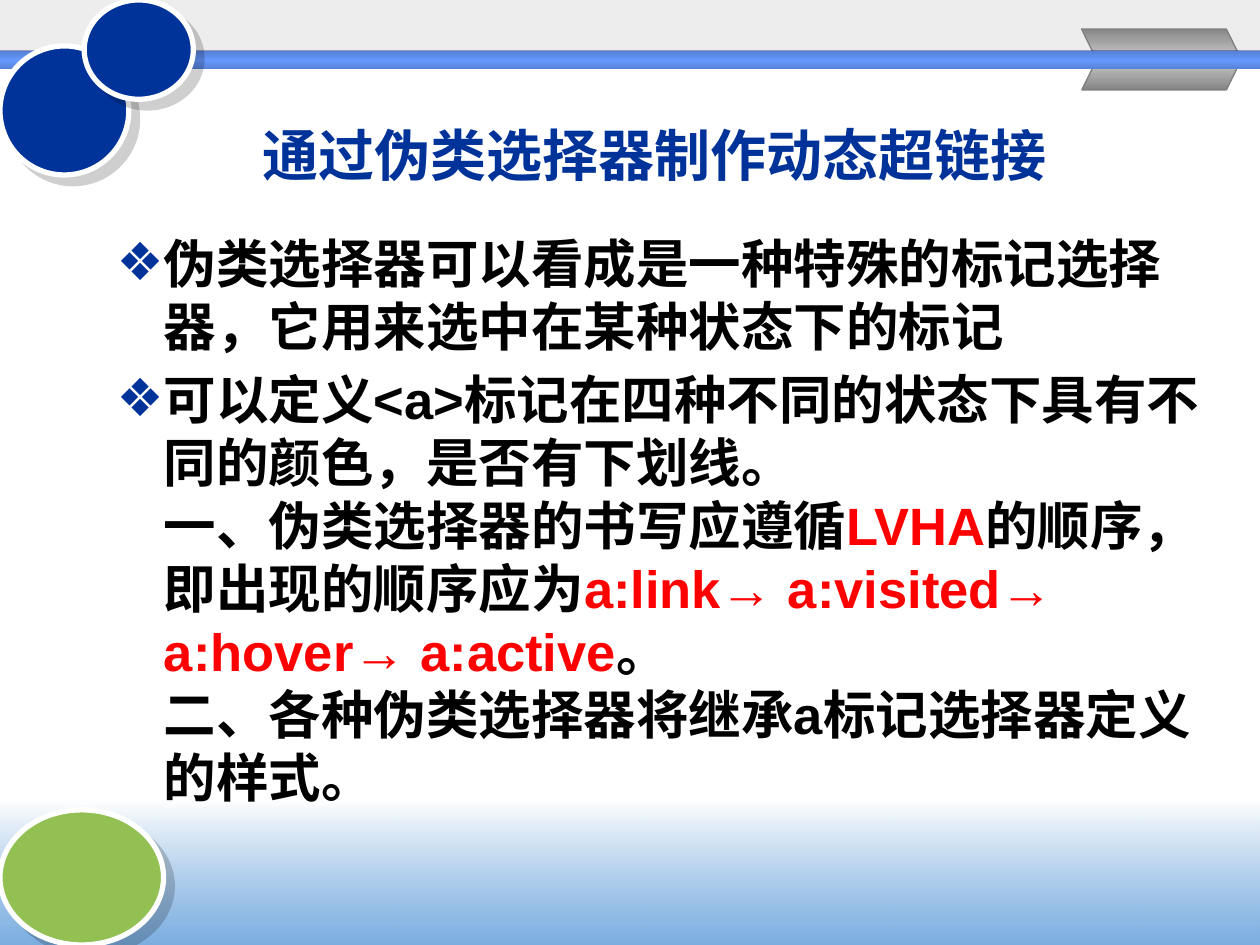
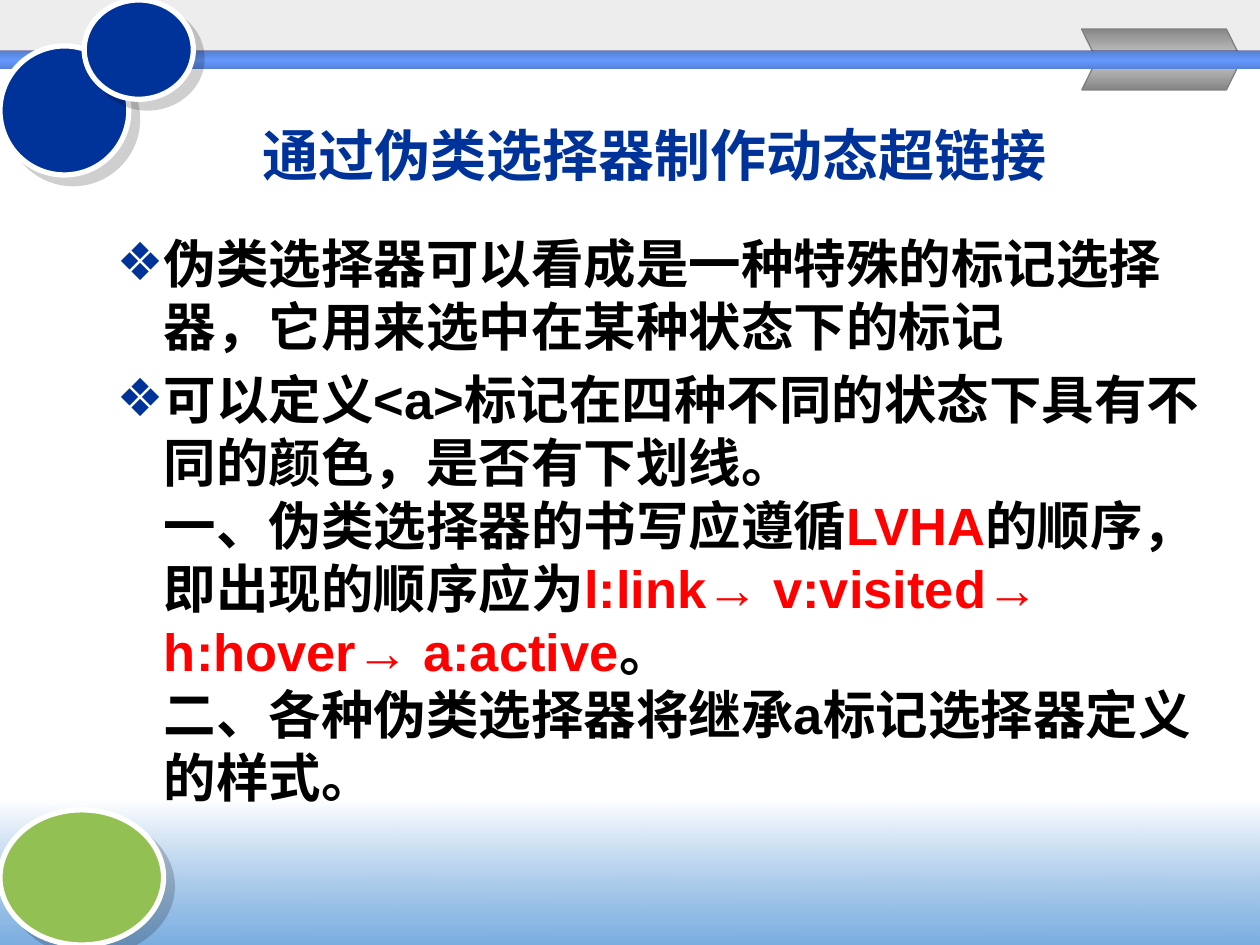
Before and after one commit to Chencao0928/Web-, a slide deck: slide 69 of chapter2/2HTML与CSS.pptx (slide 75 before the commit). Drawn at 1260x945 pixels with LibreOffice and Linux fonts; fonts in the diff are those of the drawing; background and template pictures are left out. Boxes give left, top, right and bottom in pixels: in the first picture for what was removed or moved away, otherwise in the second. Text is boxed around its words. In the diff, an @@ line names an element or a change of style, - is before the commit and + after.

```diff
--- a/chapter2/2HTML与CSS.pptx
+++ b/chapter2/2HTML与CSS.pptx
@@ text at box(164, 374, 1199, 802): text changed @@
-❖ 可以定义<a>标记在四种不同的状态下具有不同的颜色，是否有下划线。
-  一、伪类选择器的书写应遵循LVHA的顺序，即出现的顺序应为a:link→ a:visited→ a:hover→ a:active。
-  二、各种伪类选择器将继承a标记选择器定义的样式。
+❖ 可以定义<a>标记在四种不同的状态下具有不同的颜色，是否有下划线。
+  一、伪类选择器的书写应遵循LVHA的顺序，即出现的顺序应为l:link→ v:visited→ h:hover→ a:active。
+  二、各种伪类选择器将继承a标记选择器定义的样式。
```
Also in this commit, not shown: 36 other slides changed, 7 slides removed, 4 other files.
